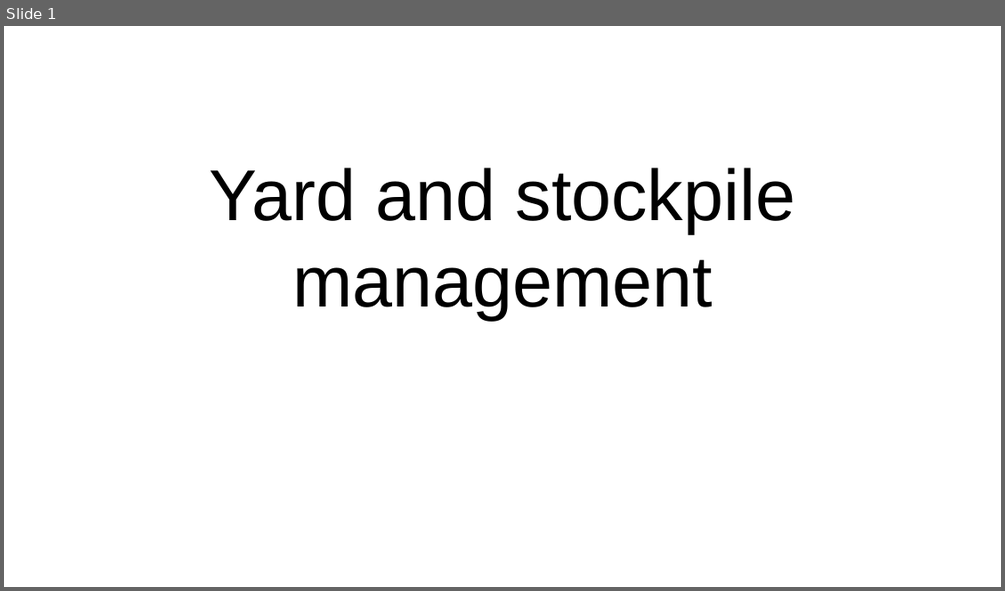
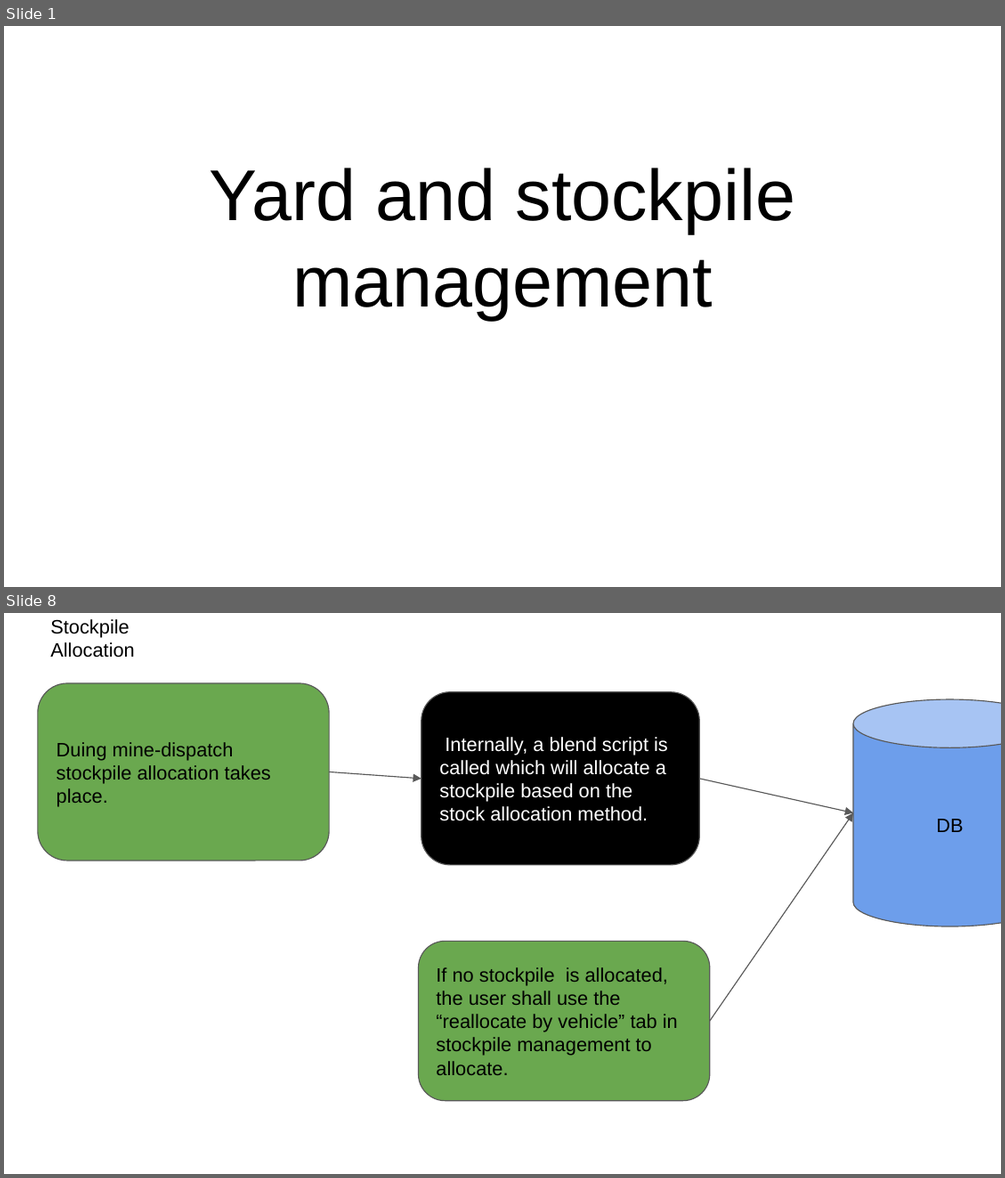
Before and after one commit to elogic-cscts/cscts_srs, a slide deck: Yard_and_Stockpile_SRS/yard-stockpile-flow.pptx. Shown one above the other, each under a label of ours: slide 1 before the commit, slides 1 and 8 after it; the slides between them are not shown. The pictures are 1005x591 and 1005x1178 pixels, drawn with LibreOffice and Linux fonts; fonts in the diff are those of the drawing. Boxes give left, top, right and bottom in pixels: in the first picture for what was removed or moved away, otherwise in the second. Text is boxed around its words. In the diff, an @@ line names an element or a change of style, - is before the commit and + after.

```diff
--- a/Yard_and_Stockpile_SRS/yard-stockpile-flow.pptx
+++ b/Yard_and_Stockpile_SRS/yard-stockpile-flow.pptx
@@ slide 8 added at (x1=4, y1=613, x2=1001, y2=1174), background #FFFFFF @@
@@ text added at (x1=50, y1=619, x2=135, y2=657), 14 pt, text #000000 @@
+Stockpile Allocation
@@ rounded rectangle added at (x1=38, y1=682, x2=329, y2=860), fill #6AA84F, outline #595959 0.75 pt, 14 pt, text #000000 @@
+Duing mine-dispatch stockpile allocation takes place.
@@ rounded rectangle added at (x1=421, y1=691, x2=700, y2=864), fill #000000, outline #595959 0.75 pt, 14 pt, text #FFFFFF @@
+Internally, a blend script is called which will allocate a stockpile based on the stock allocation method.
@@ cylinder added at (x1=853, y1=699, x2=1001, y2=927), fill #6D9EEB, outline #595959 0.75 pt, 14 pt, text #000000 @@
+DB
@@ arrow added from (329, 771) to (421, 779), #595959 0.75 pt @@
@@ arrow added from (700, 779) to (853, 812), #595959 0.75 pt @@
@@ arrow added from (710, 1021) to (853, 812), #595959 0.75 pt @@
@@ rounded rectangle added at (x1=419, y1=941, x2=710, y2=1101), fill #6AA84F, outline #595959 0.75 pt, 14 pt, text #000000 @@
+If no stockpile is allocated, the user shall use the “reallocate by vehicle” tab in stockpile management to allocate.
```
Also in this commit, not shown: 1 slide changed, 5 other slides added, 2 slides removed, 1 other file.
